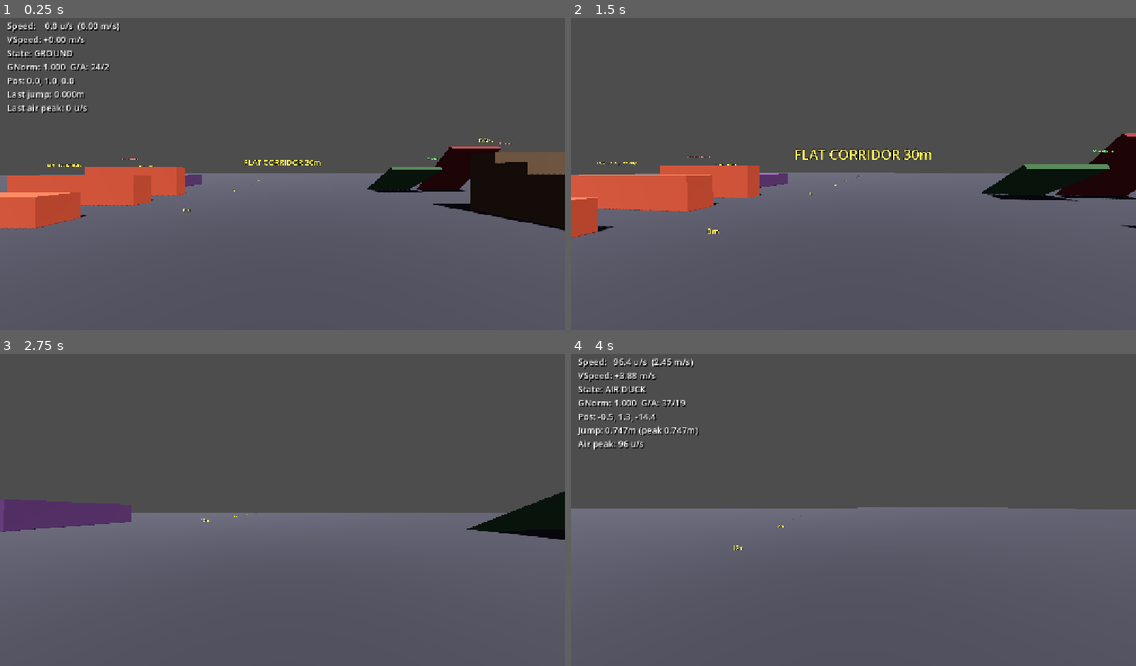
Above: before the commit, frames 1-4 (two rows, left to right).
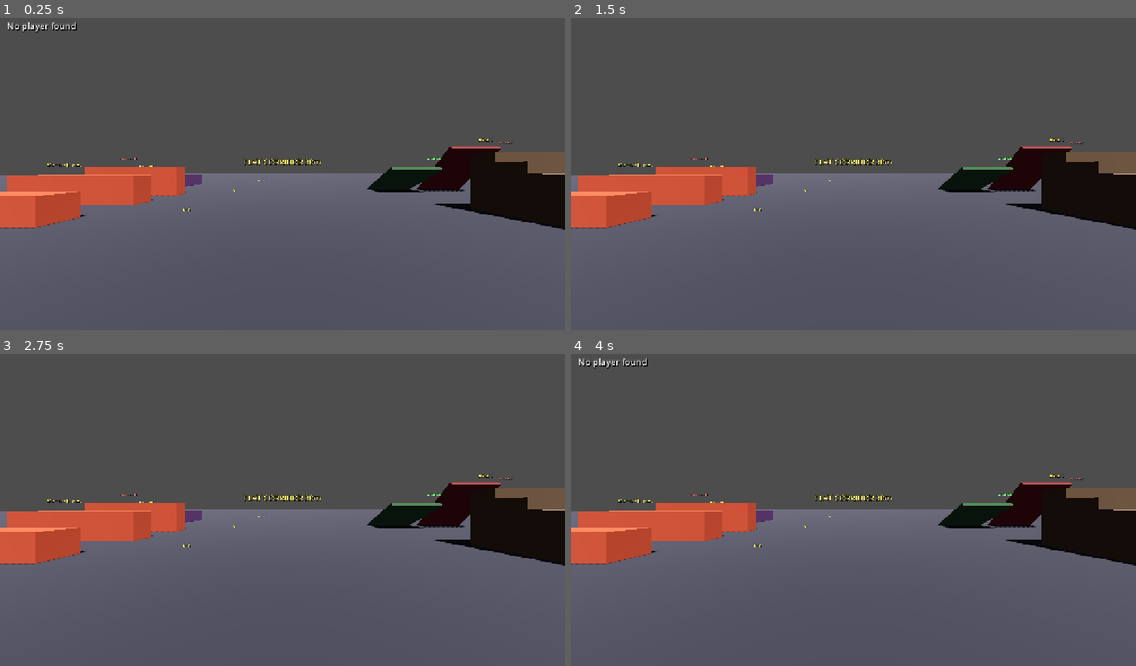
Above: after the commit, the same moments.

Repository: gotospaceplace/angels_and_demons
Game: Godot game, scene res://client/scenes/main.tscn
Same seed, same stepped clock (60 frames per second), same inputs: the game is played once before the commit and once after it. This scene is started directly instead of the project's main scene.
Inputs (mouse positions are in pixels of both pictures, inside the frame that each line leads up to):
- Up to frame 1 (0.25 s): no input
- Up to frame 2 (1.5 s): move the mouse to (881, 170) at 0.52 s; hold Ctrl (duck) 0.53-1.28 s; hold W (move_forward) from 0.53 s (still down); tap Space (jump) at 0.77 s; move the mouse to (825, 174) at 1.27 s; tap F7 (toggle_hud) at 1.35 s
- Up to frame 3 (2.75 s): keep holding W (move_forward); tap Space (jump) at 1.52 s; move the mouse to (293, 500) at 2.02 s; hold Ctrl (duck) from 2.03 s (still down)
- Up to frame 4 (4 s): keep holding W (move_forward); move the mouse to (847, 513) at 2.77 s; release Ctrl (duck) at 2.78 s; tap F7 (toggle_hud) at 2.85 s; tap Space (jump) at 3.02, 3.77 s; move the mouse to (893, 510) at 3.52 s; hold Ctrl (duck) from 3.53 s (still down)

The runs differ from the first frame. In frame 1, 2.1% of the frame differs, in the area x 0-100%, y 1-69%; in frame 2, 7.5%; in frame 3, 9.9%; in frame 4, 12%, in the area x 0-100%, y 1-68%.
Error after the commit: Parse Error: Identifier "normal" not declared in the current scope. (res://shared/scripts/player_movement.gd:350)

Commit message:
Add walk collision debug to HUD for stuck investigation
Shows collision normal (N), travel distance (T), and remainder (R)
when flat_collision fires in walk_move. Temporary diagnostic — remove
once stuck behavior is identified.

Co-Authored-By: Claude Opus 4.6 <noreply@anthropic.com>

Diff:
--- a/client/scripts/telemetry_hud.gd
+++ b/client/scripts/telemetry_hud.gd
@@ -118,6 +118,8 @@
 	if player.hop_count > 0:
 		text += "Bhop: %d hops\n" % player.hop_count
 	text += "Pos: %.1f, %.1f, %.1f\n" % [pos.x, pos.y, pos.z]
+	if player.debug_walk_col != "":
+		text += "WCol: %s\n" % player.debug_walk_col
 
 	if tracking_jump:
 		var cur_height := pos.y - jump_start_y
--- a/shared/scripts/player_movement.gd
+++ b/shared/scripts/player_movement.gd
@@ -28,6 +28,9 @@
 
 # Ground surface
 var ground_normal := Vector3.UP
+
+# Debug: last walk_move collision info
+var debug_walk_col := ""
 
 # Ladder
 var on_ladder := false
@@ -332,10 +335,14 @@
 	var move := Vector3(velocity.x, 0, velocity.z) * delta
 
 	var did_step := false
+	var pre_move := global_position
 	var flat_collision := move_and_collide(move)
 	if flat_collision:
 		var remainder := flat_collision.get_remainder()
 		var normal := flat_collision.get_normal()
+		debug_walk_col = "N:(%.2f,%.2f,%.2f) T:%.4f R:%.4f" % [normal.x, normal.y, normal.z, flat_collision.get_travel().length(), remainder.length()]
+	else:
+		debug_walk_col = ""
 
 		# Step-up only for near-vertical walls (|normal.y| < 0.3).
 		# Steep slopes, ramp undersides and base faces all have larger
